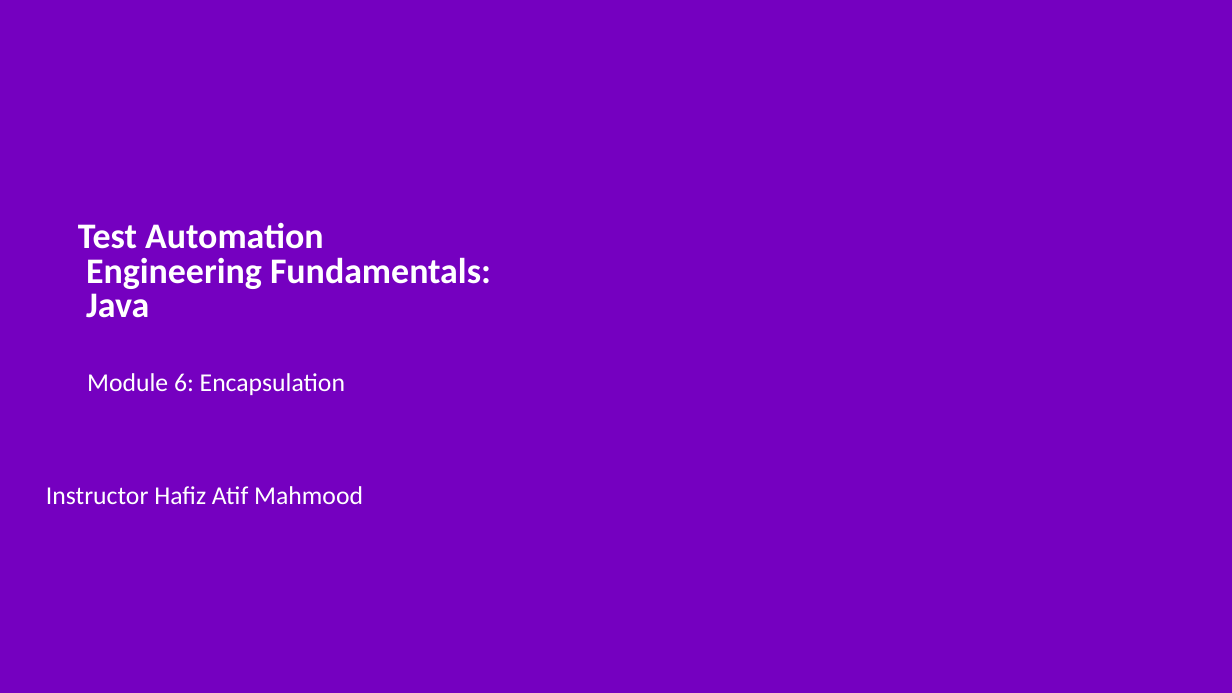
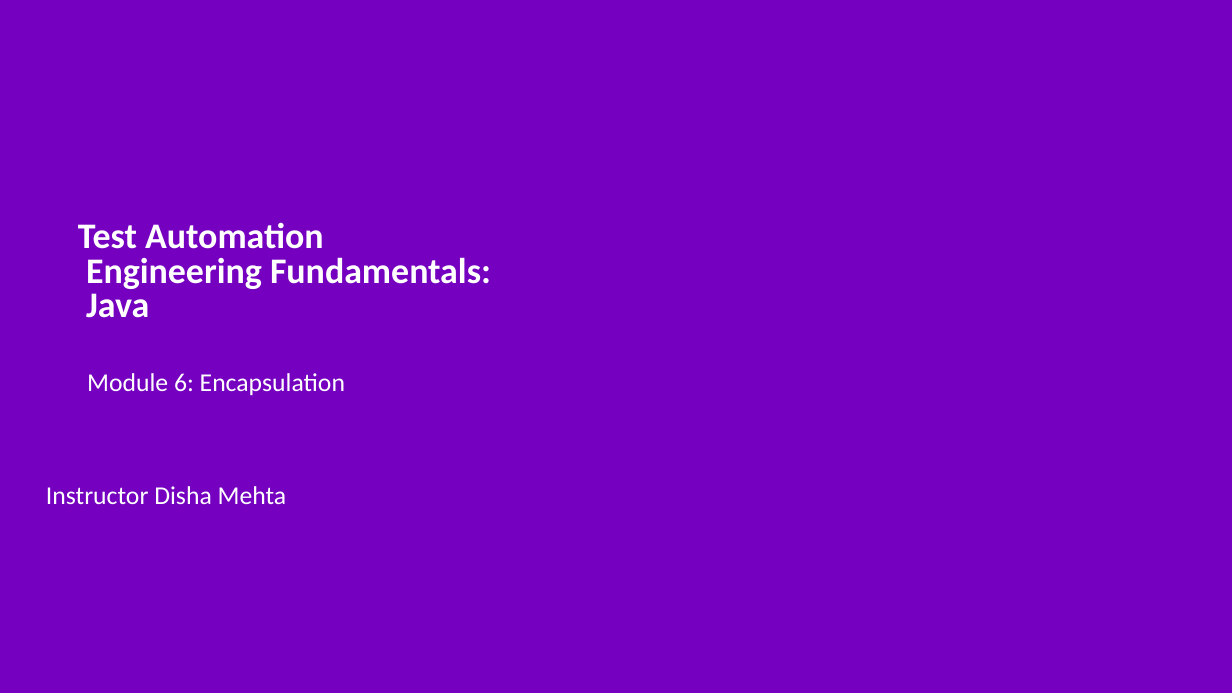
Before and after one commit to dishamehtaaccenturetabootcamp/TABootCampJavaPart, a slide deck: slide 1 of TABootCampJavaProject/Presentations/M6 - Encapsulation.pptx. Drawn at 1232x693 pixels with LibreOffice and Linux fonts; fonts in the diff are those of the drawing; background and template pictures are left out. Boxes give left, top, right and bottom in pixels: in the first picture for what was removed or moved away, otherwise in the second. Text is boxed around its words. In the diff, an @@ line names an element or a change of style, - is before the commit and + after.

```diff
--- a/TABootCampJavaProject/Presentations/M6 - Encapsulation.pptx
+++ b/TABootCampJavaProject/Presentations/M6 - Encapsulation.pptx
@@ text at (46, 486, 287, 505): text changed @@
-Instructor Hafiz Atif Mahmood
+Instructor Disha Mehta
```
Also in this commit, not shown: 13 other slides changed, 21 other files.
